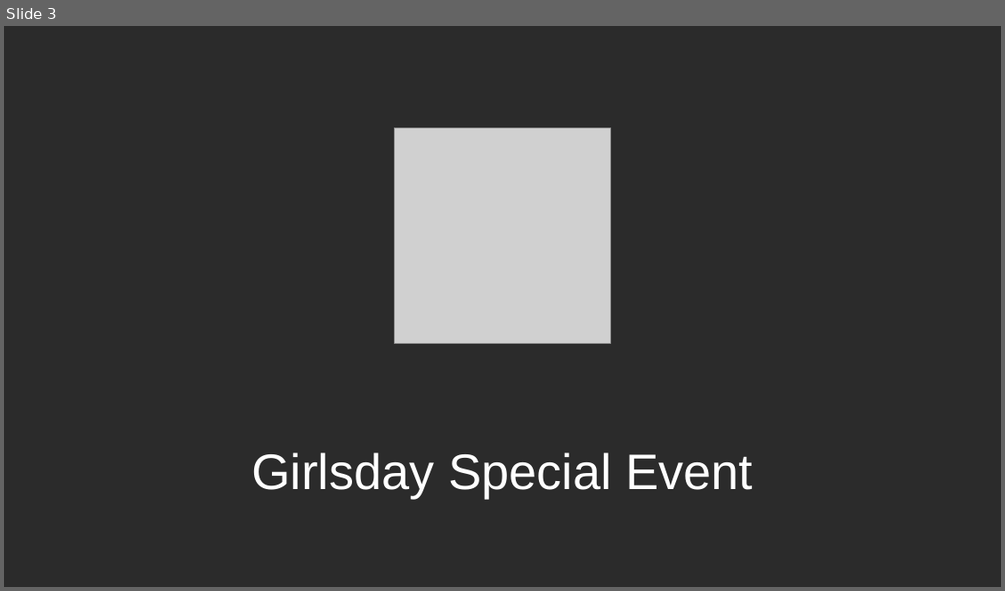
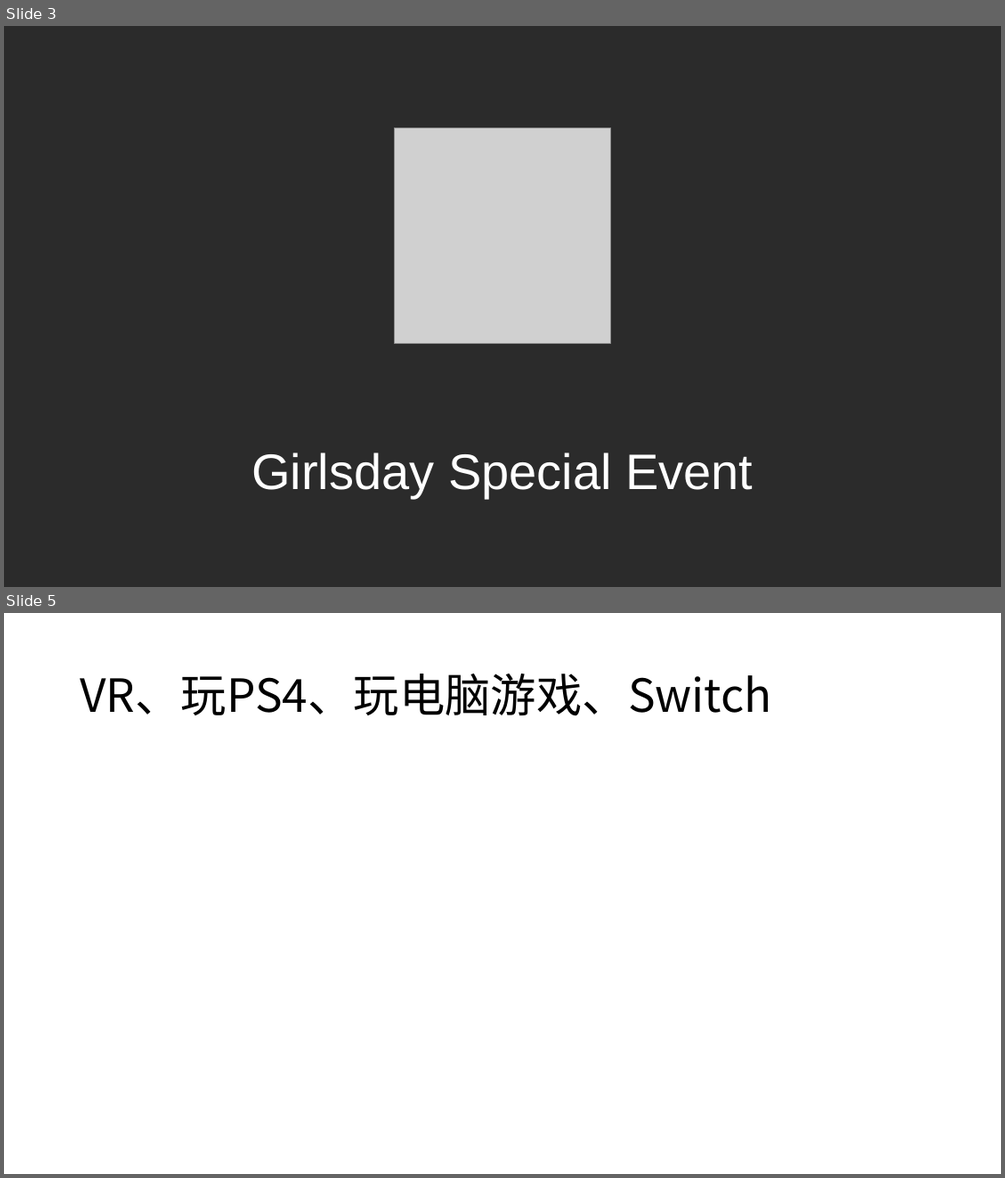
Before and after one commit to TingliangZhang/girlsday2021, a slide deck: LaunchEvent/20210307GirlsDay.pptx. Shown one above the other, each under a label of ours: slide 3 before the commit, slides 3 and 5 after it; the slides between them are not shown. The pictures are 1005x591 and 1005x1178 pixels, drawn with LibreOffice and Linux fonts; fonts in the diff are those of the drawing; grey boxes stand for pictures; background and template pictures are left out; a plain dark background stands for a picture behind light text. Boxes give left, top, right and bottom in pixels: in the first picture for what was removed or moved away, otherwise in the second. Text is boxed around its words. In the diff, an @@ line names an element or a change of style, - is before the commit and + after.

```diff
--- a/LaunchEvent/20210307GirlsDay.pptx
+++ b/LaunchEvent/20210307GirlsDay.pptx
@@ slide 5 added at (4,613,1001,1174), background #FFFFFF @@
@@ title added at (80,674,771,716), 44 pt, text #000000 @@
+VR、玩PS4、玩电脑游戏、Switch
```
Also in this commit, not shown: 2 other slides added, 1 slide removed.
